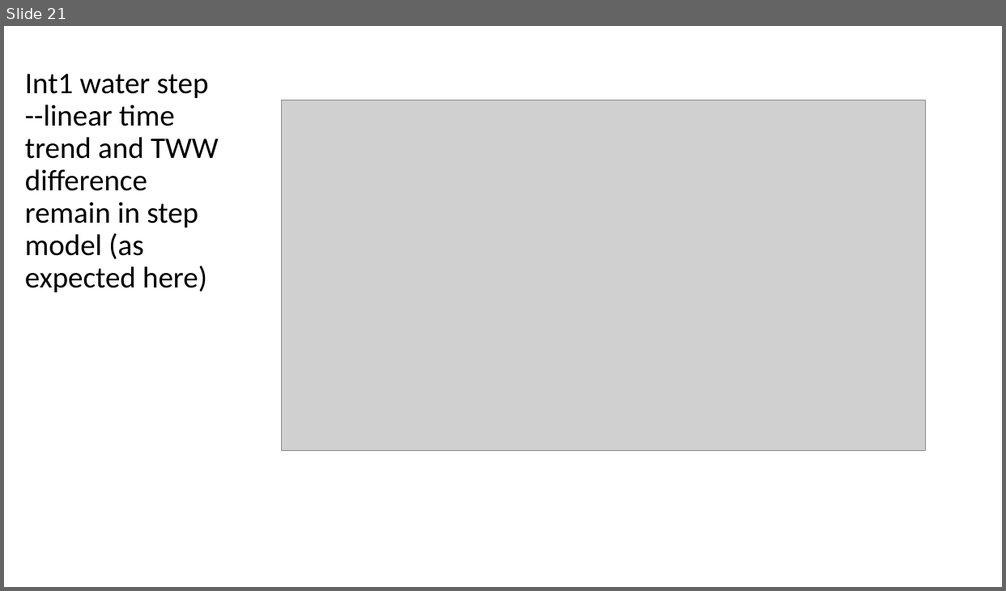
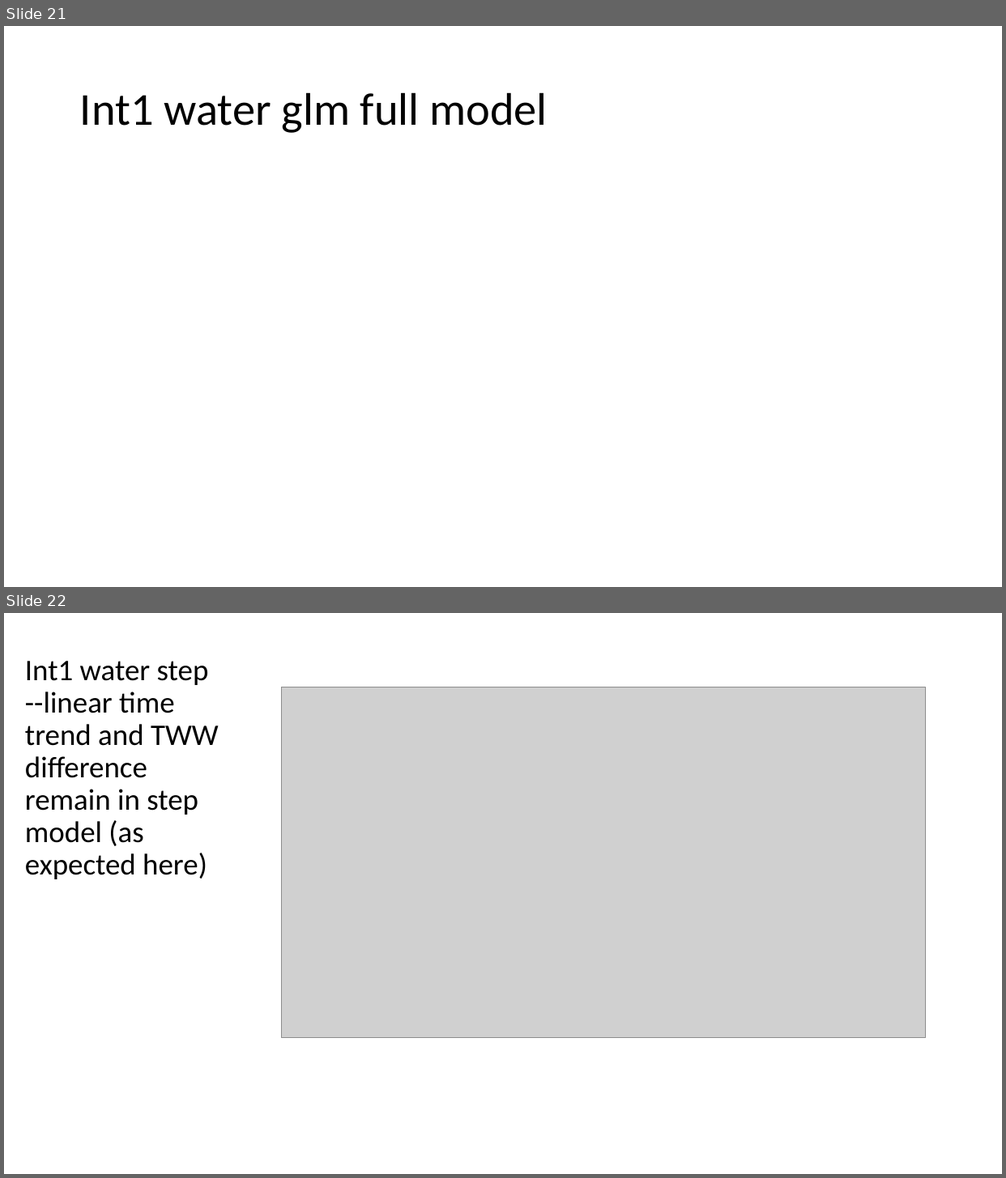
Before and after one commit to microbial-genomics/eytcheson_microplastics, a slide deck: pptx/glm_microplastics_water_v3.pptx. Shown one above the other, each under a label of ours: slide 21 before the commit, slides 21 and 22 after it. The pictures are 1006x591 and 1006x1178 pixels, drawn with LibreOffice and Linux fonts; fonts in the diff are those of the drawing; grey boxes stand for pictures. Boxes give left, top, right and bottom in pixels: in the first picture for what was removed or moved away, otherwise in the second. Text is boxed around its words. In the diff, an @@ line names an element or a change of style, - is before the commit and + after.

```diff
--- a/pptx/glm_microplastics_water_v3.pptx
+++ b/pptx/glm_microplastics_water_v3.pptx
@@ slide 21 added at [4, 26, 1002, 587], background #FFFFFF @@
@@ title added at [80, 92, 547, 133], 44 pt, text #000000 @@
+Int1 water glm full model
@@ what was slide 21 is now slide 22 @@
```
Also in this commit, not shown: 14 slides changed, 4 other slides added, 4 slides removed, 8 other files.
